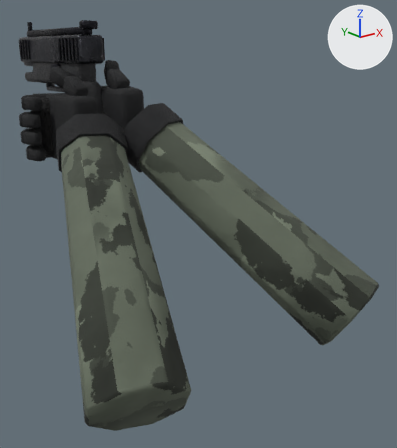
A saved change to the glTF model client/assets/models/pistol_fp.glb.
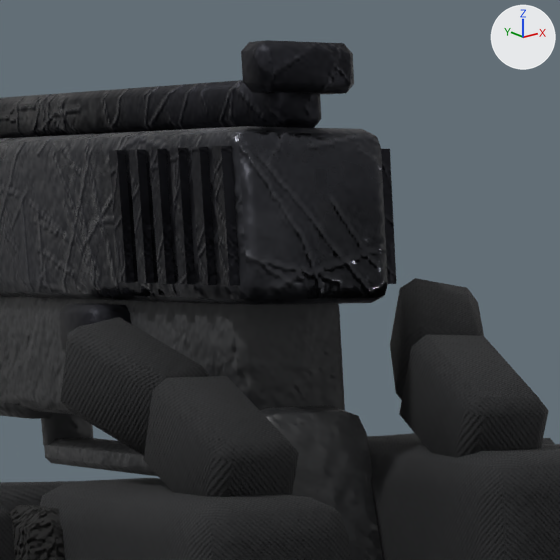
Each version is shown whole from a camera (50 mm lens) standing at (-0.358, -0.701, 0.067) and looking at (0.061, -0.178, -0.142), then close up on the part from 10% to 33% of the width and 3% to 24% of the height. Every picture has the same lights, and +X, +Y and +Z are marked at upper right. The older version's two pictures come first. Where no turn or scale is listed for an object, it has been applied to the vertices. Vertices at exactly the same position are counted once.

The first close-up shows 'arms', 'body', 'slide'.
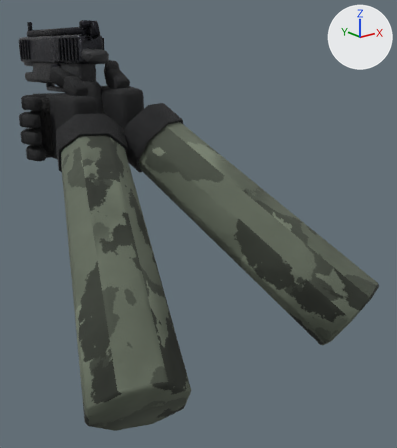
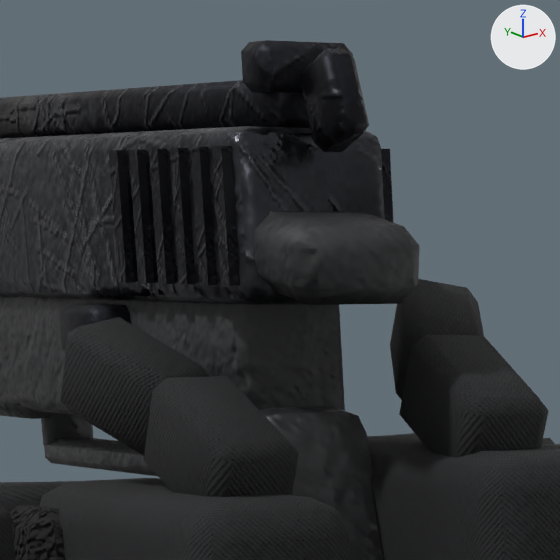
Changed parts and their boxes [x1, y1, x2, y2] in the close-ups (560 x 560 px):
```json
{"object": "body", "change": "reshaped", "before": [0, 296, 383, 560], "after": [0, 48, 420, 560]}
{"part": 1, "of": "me_pistol", "change": "added", "after": [254, 211, 420, 305]}
{"part": 2, "of": "me_pistol", "change": "added", "after": [299, 48, 369, 152]}
```

Edits to the scene script, one JSON object a line:
```json
{"block": "me_pistol", "where": "# used by ob_body; location = (0.0, 0.0, 0.0)"}
{"op": "remove", "block": "me_pistol", "code": "me_pistol.from_pydata(...)  # 360 vertices, 660 faces; spans x -0.023..0.022, y -0.067..0.165, z -0.093..0.055"}
{"op": "add", "block": "me_pistol", "code": "me_pistol.from_pydata(...)  # 432 vertices, 792 faces; spans x -0.023..0.022, y -0.067..0.165, z -0.093..0.103"}
{"block": "me_pistol", "change": "me_pistol part 1: a new loose piece of 24 vertices spanning x -0.015..0.015, y -0.055..-0.025, z 0.052..0.072, in mat_polymer"}
{"block": "me_pistol", "change": "me_pistol part 2: a new loose piece of 24 vertices spanning x -0.004..0.004, y -0.054..-0.036, z 0.083..0.103, in mat_steel_dark"}
{"block": "me_pistol", "change": "other edits to the shape of me_pistol do not show in these pictures"}
```
